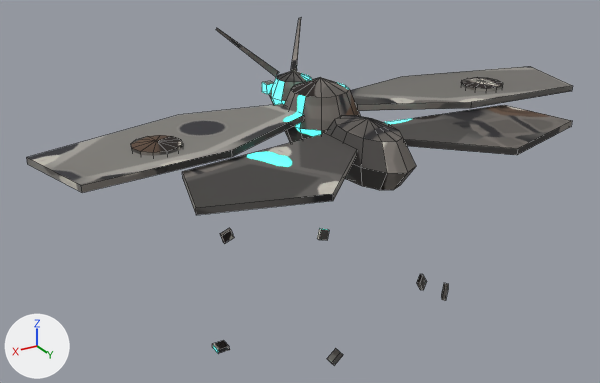
Renders of the Blender file assets/models/src/ash_moth.blend from each side of a commit.
Both versions are drawn from a 50 mm lens placed at (0.829, 1.267, 1.126), pointed at (0.053, -0.026, 0.479). Arrows for +X, +Y and +Z are at lower left; the lights stay in place. The older version comes first. Mesh edges are drawn as thin lines.

In view in the first picture: 'ash_mothMesh'.
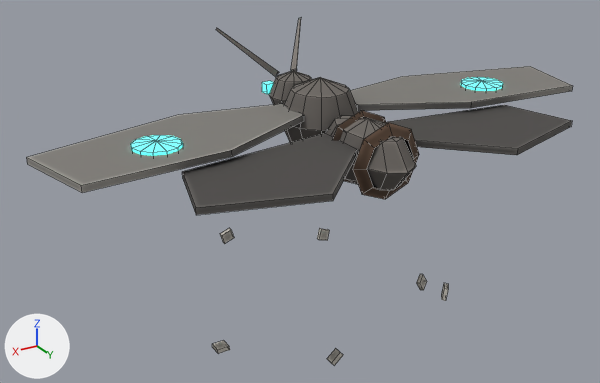
What differs and where, as boxes [x1, y1, x2, y2] in the pictures (600 x 383 px):
part 1 of me_ash_mothmesh, added: after [333, 110, 386, 184]
part 2 of me_ash_mothmesh, added (brown): after [353, 123, 419, 199]
part 3 of me_ash_mothmesh, surface changed: [27, 18, 573, 366] in both

Patch to the scene script:
```diff
--- a/assets/models/src/ash_moth.blend.py
+++ b/assets/models/src/ash_moth.blend.py
@@ me_ash_mothmesh @@
 # used by ob_ash_mothmesh; location = (0.0, 0.0, 0.0)
-me_ash_mothmesh.from_pydata(...)  # 286 vertices, 304 faces; spans x -0.56..0.56, y -0.282..0.3, z 0.183..0.762
+me_ash_mothmesh.from_pydata(...)  # 334 vertices, 352 faces; spans x -0.56..0.56, y -0.282..0.3, z 0.183..0.762
+# me_ash_mothmesh part 1: a new loose piece of 24 vertices spanning x -0.072..0.072, y 0.088..0.112, z 0.528..0.672, in mat_ash_mothmesh_baked
+# me_ash_mothmesh part 2: a new loose piece of 24 vertices spanning x -0.072..0.072, y 0.168..0.192, z 0.528..0.672, in mat_ash_mothmesh_baked
+# me_ash_mothmesh part 3: 304 kept faces spanning x -0.56..0.56, y -0.282..0.3, z 0.183..0.762 get new texture (UV) coordinates
 me_ash_mothmesh.materials.append(mat_ash_mothmesh_baked)
```
